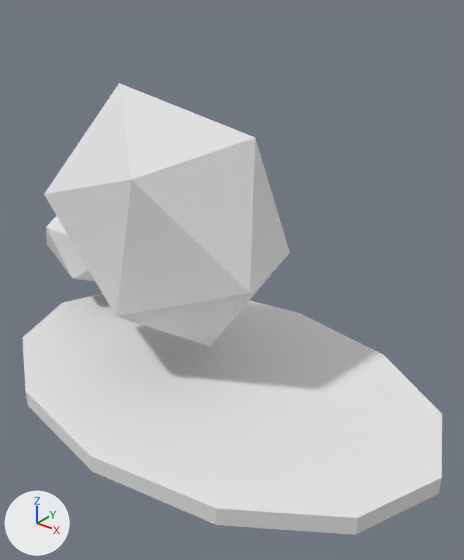
Two versions of the FBX model SourceAssets/Exports/Props/Giants/BloodAxe/RitualStones/Guideposts/SM_GIA_BloodAxeRitualCairnGuidepost_A01/SM_GIA_BloodAxeRitualCairnGuidepost_A01_LOD3.fbx, one commit apart.
One viewpoint serves both versions: a 50 mm lens placed at (125.0, -145.0, 135.0), pointed at (7.0, 2.0, 44.0). Arrows for +X, +Y and +Z are at lower left; the lights stay in place. The first picture is the older version.

In view in the first picture: 'LOD3_RitualGuidepost_AshMudBase', 'LOD3_RitualGuidepost_Stone_LeaningPrimary', 'LOD3_RitualGuidepost_Stone_SunkFootLeft'.
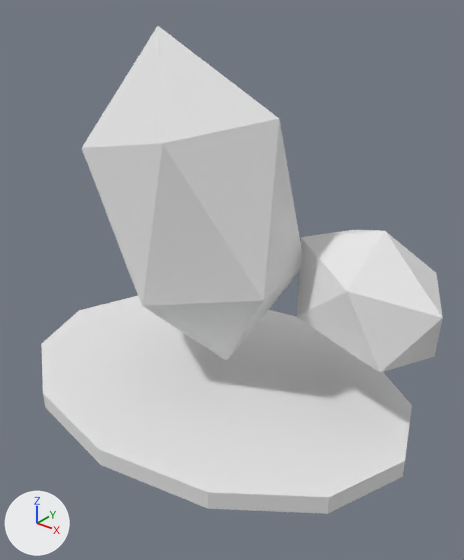
Boxes (x1, y1, x2, y2) around the edits, measured in the pictures (464 x 560 px):
```json
{"object": "LOD3_RitualGuidepost_AshMudBase", "change": "rescaled", "before": [22, 294, 442, 535], "after": [41, 296, 412, 514], "on screen": "12% narrower, 10% shorter"}
{"object": "LOD3_RitualGuidepost_Stone_TallLowerShard", "change": "added", "after": [82, 26, 303, 361]}
{"object": "LOD3_RitualGuidepost_Stone_LeaningPrimary", "change": "deleted", "before": [44, 83, 290, 346]}
{"object": "LOD3_RitualGuidepost_Stone_RearRitualBrace", "change": "added", "after": [297, 230, 443, 373]}
{"object": "LOD3_RitualGuidepost_Stone_SunkFootLeft", "change": "deleted", "before": [46, 216, 95, 281]}
```

Scene script edits in JSON lines:
```json
{"block": "me_cylinder_011", "where": "# used by ob_lod3_ritualguidepost_ashmudbase; location = (0.0, 0.0, 3.0)"}
{"op": "remove", "block": "me_cylinder_011", "code": "me_cylinder_011.from_pydata(...)  # 24 vertices, 14 faces; spans x -84.0..84.0, y -56.0..56.0, z -3.0..3.0"}
{"op": "add", "block": "me_cylinder_011", "code": "me_cylinder_011.from_pydata(...)  # 24 vertices, 14 faces; spans x -73.0..73.0, y -52.0..52.0, z -3.0..3.0"}
{"block": "me_cylinder_011", "change": "me_cylinder_011 part 1: the whole mesh is scaled about its middle by (0.869, 0.938, 1)"}
{"op": "add", "block": "me_icosphere_021_1", "code": ["me_icosphere_021_1 = bpy.data.meshes.new('Icosphere.021')", "me_icosphere_021_1.from_pydata([(-3.7, -0.7, -22.5), (16.0, -19.1, -12.3), (-16.2, -14.2, -7.2), (-28.2, 9.9, -6.0), (-3.5, 19.9, -10.4), (23.8, 2.0, -14.3), (3.5, -19.9, 10.4), (-23.8, -2.0, 14.3), (-16.0, 19.1, 12.3), (16.2, 14.2, 7.2), (28.2, -9.9, 6.0), (3.7, 0.7, 22.5)], [], [(0, 1, 2), (1, 0, 5), (0, 2, 3), (0, 3, 4), (0, 4, 5), (1, 5, 10), (2, 1, 6), (3, 2, 7), (4, 3, 8), (5, 4, 9), (1, 10, 6), (2, 6, 7), (3, 7, 8), (4, 8, 9), (5, 9, 10), (6, 10, 11), (7, 6, 11), (8, 7, 11), (9, 8, 11), (10, 9, 11)])", "me_icosphere_021_1.materials.append(mat_m_gia_bloodaxecairnvariants_vertexcolor_a01)  # white #e7e7e7"]}
{"op": "add", "block": "me_icosphere_020_1", "code": ["me_icosphere_020_1 = bpy.data.meshes.new('Icosphere.020')", "me_icosphere_020_1.from_pydata([(11.3, 1.6, -53.7), (34.3, -9.4, -18.2), (-2.2, -23.3, -26.3), (-28.6, -4.0, -31.3), (-8.5, 21.8, -26.3), (30.3, 18.5, -18.2), (8.5, -21.8, 26.3), (-30.3, -18.5, 18.2), (-34.3, 9.4, 18.2), (2.2, 23.3, 26.3), (28.6, 4.0, 31.3), (-11.3, -1.6, 53.7)], [], [(0, 1, 2), (1, 0, 5), (0, 2, 3), (0, 3, 4), (0, 4, 5), (1, 5, 10), (2, 1, 6), (3, 2, 7), (4, 3, 8), (5, 4, 9), (1, 10, 6), (2, 6, 7), (3, 7, 8), (4, 8, 9), (5, 9, 10), (6, 10, 11), (7, 6, 11), (8, 7, 11), (9, 8, 11), (10, 9, 11)])", "me_icosphere_020_1.materials.append(mat_m_gia_bloodaxecairnvariants_vertexcolor_a01)  # white #e7e7e7"]}
{"op": "remove", "block": "ob_lod3_ritualguidepost_stone_leaningprimary", "code": ["ob_lod3_ritualguidepost_stone_leaningprimary = bpy.data.objects.new('LOD3_RitualGuidepost_Stone_LeaningPrimary', me_icosphere_020)", "ob_lod3_ritualguidepost_stone_leaningprimary.location = (-18.0, -0.9, 58.0)"]}
{"op": "remove", "block": "ob_lod3_ritualguidepost_stone_sunkfootleft", "code": ["ob_lod3_ritualguidepost_stone_sunkfootleft = bpy.data.objects.new('LOD3_RitualGuidepost_Stone_SunkFootLeft', me_icosphere_021)", "ob_lod3_ritualguidepost_stone_sunkfootleft.location = (-73.2, 20.2, 30.0)"]}
{"op": "add", "block": "ob_lod3_ritualguidepost_stone_rearritualbrace", "code": ["ob_lod3_ritualguidepost_stone_rearritualbrace = bpy.data.objects.new('LOD3_RitualGuidepost_Stone_RearRitualBrace', me_icosphere_021_1)", "ob_lod3_ritualguidepost_stone_rearritualbrace.location = (44.9, 22.4, 42.0)"]}
{"op": "add", "block": "ob_lod3_ritualguidepost_stone_talllowershard", "code": ["ob_lod3_ritualguidepost_stone_talllowershard = bpy.data.objects.new('LOD3_RitualGuidepost_Stone_TallLowerShard', me_icosphere_020_1)", "ob_lod3_ritualguidepost_stone_talllowershard.location = (-6.0, -0.3, 66.0)"]}
```
